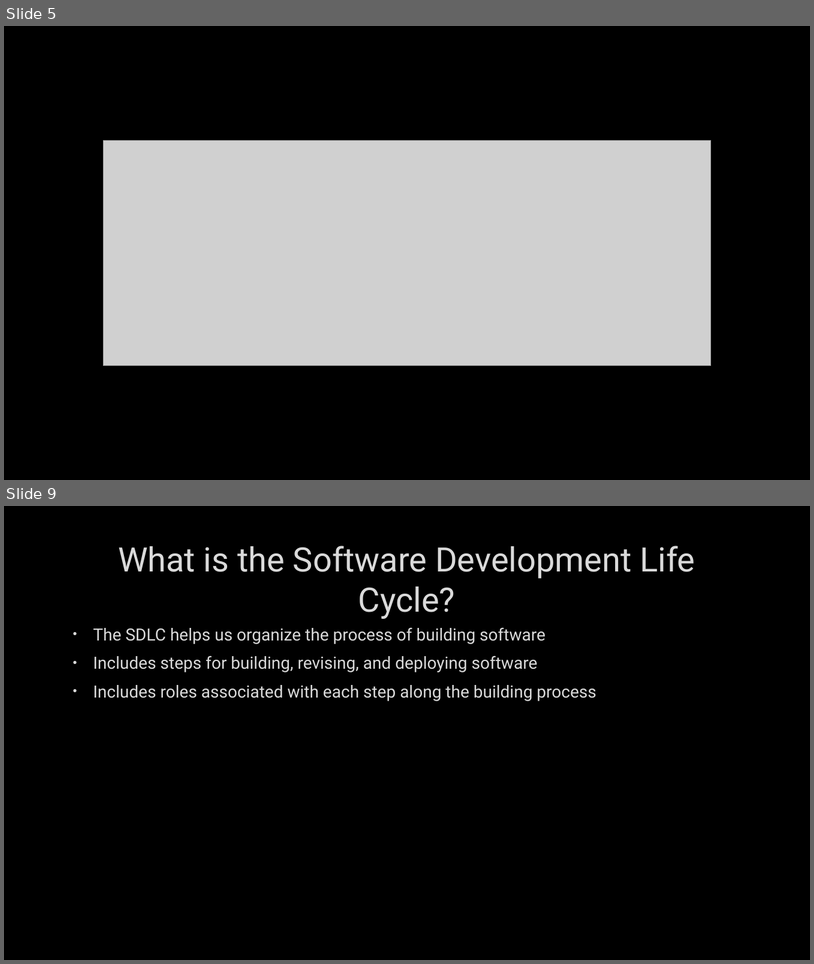
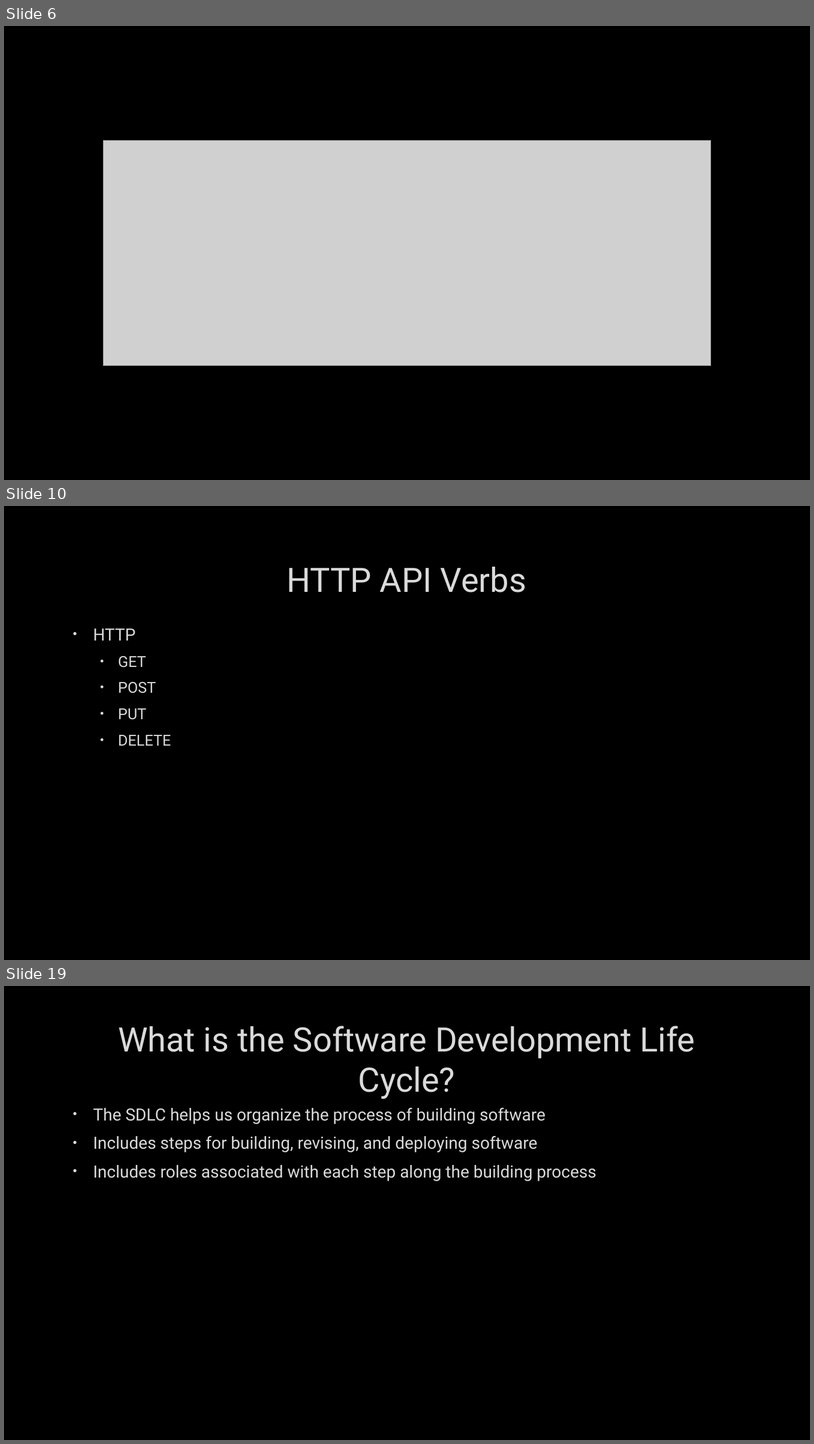
Before and after one commit to hexa-decim8/ISBPM, a slide deck: Class_Materials/Week_2/Day_3/ISBPM w2d3.pptx. Shown one above the other, each under a label of ours: slides 5 and 9 before the commit, slides 6, 10 and 19 after it; the slides between them are not shown. The pictures are 814x964 and 814x1444 pixels, drawn with LibreOffice and Linux fonts; fonts in the diff are those of the drawing; grey boxes stand for pictures; background and template pictures are left out. Boxes give left, top, right and bottom in pixels: in the first picture for what was removed or moved away, otherwise in the second. Text is boxed around its words. In the diff, an @@ line names an element or a change of style, - is before the commit and + after.

```diff
--- a/Class_Materials/Week_2/Day_3/ISBPM w2d3.pptx
+++ b/Class_Materials/Week_2/Day_3/ISBPM w2d3.pptx
@@ slide 10 added at (x1=4, y1=506, x2=810, y2=960), background picture (left out) @@
@@ title added at (x1=287, y1=567, x2=527, y2=592), 40 pt, text #DADADA @@
+HTTP API Verbs
@@ text added at (x1=93, y1=628, x2=171, y2=745), 18 pt, text #DADADA @@
+• HTTP
+  • GET
+  • POST
+  • PUT
+  • DELETE
@@ what was slide 5 is now slide 6 @@
@@ what was slide 9 is now slide 19 @@
```
Also in this commit, not shown: 3 slides changed, 9 other slides added, 1 other file.
